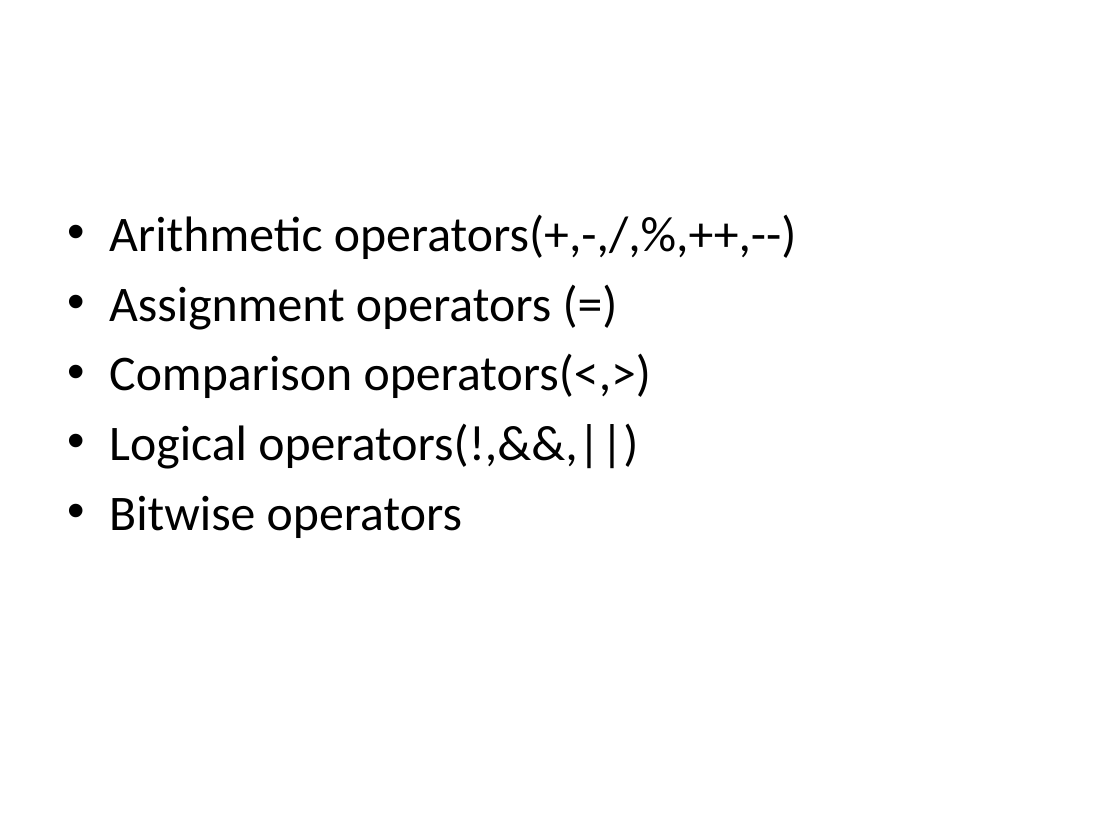
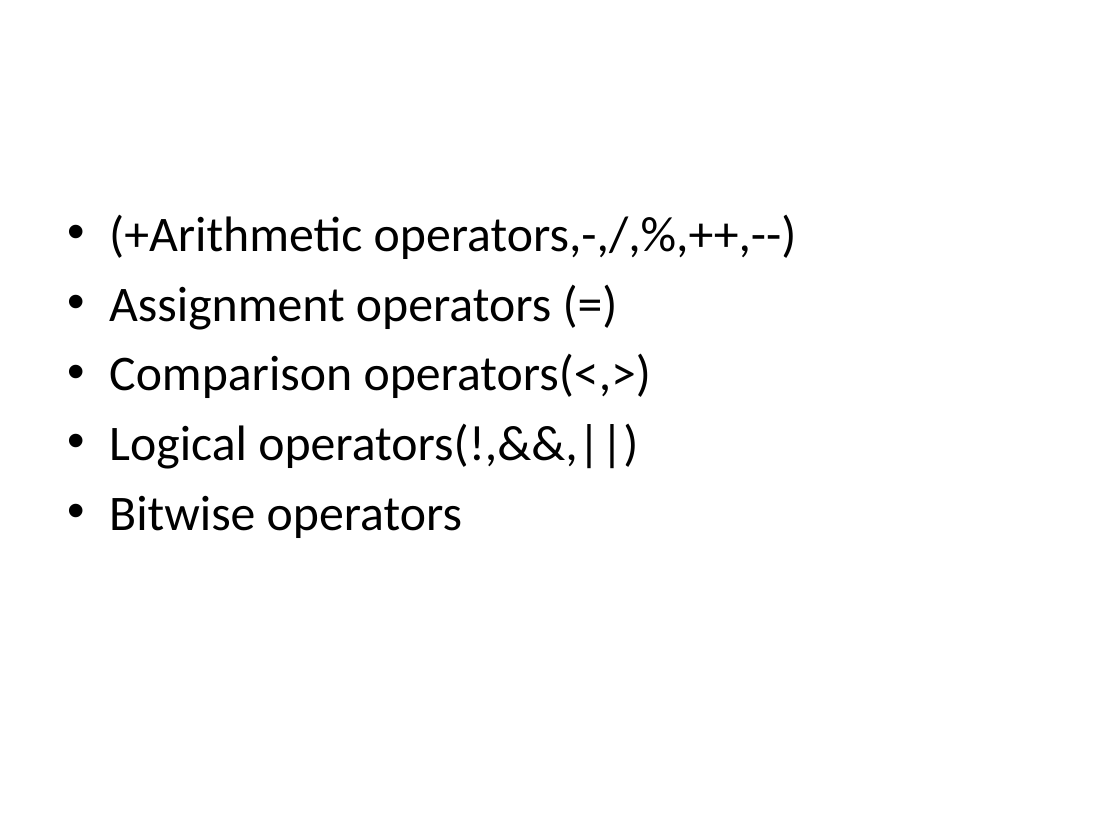
Before and after one commit to BesantJ2ee/Javajewels_9_30, a slide deck: slide 42 of PPT/Module-3/Module3_Fundamental_of_Java_Programming.pptx (slide 39 before the commit). Drawn at 1120x840 pixels with LibreOffice and Linux fonts; fonts in the diff are those of the drawing. Boxes give left, top, right and bottom in pixels: in the first picture for what was removed or moved away, otherwise in the second. Text is boxed around its words. In the diff, an @@ line names an element or a change of style, - is before the commit and + after.

```diff
--- a/PPT/Module-3/Module3_Fundamental_of_Java_Programming.pptx
+++ b/PPT/Module-3/Module3_Fundamental_of_Java_Programming.pptx
@@ text at [109,215,797,259]: text changed @@
-• Arithmetic operators(+,-,/,%,++,--)
+• (+Arithmetic operators,-,/,%,++,--)
```
Also in this commit, not shown: 1 other slide changed, 3 slides added, 4 other files.
